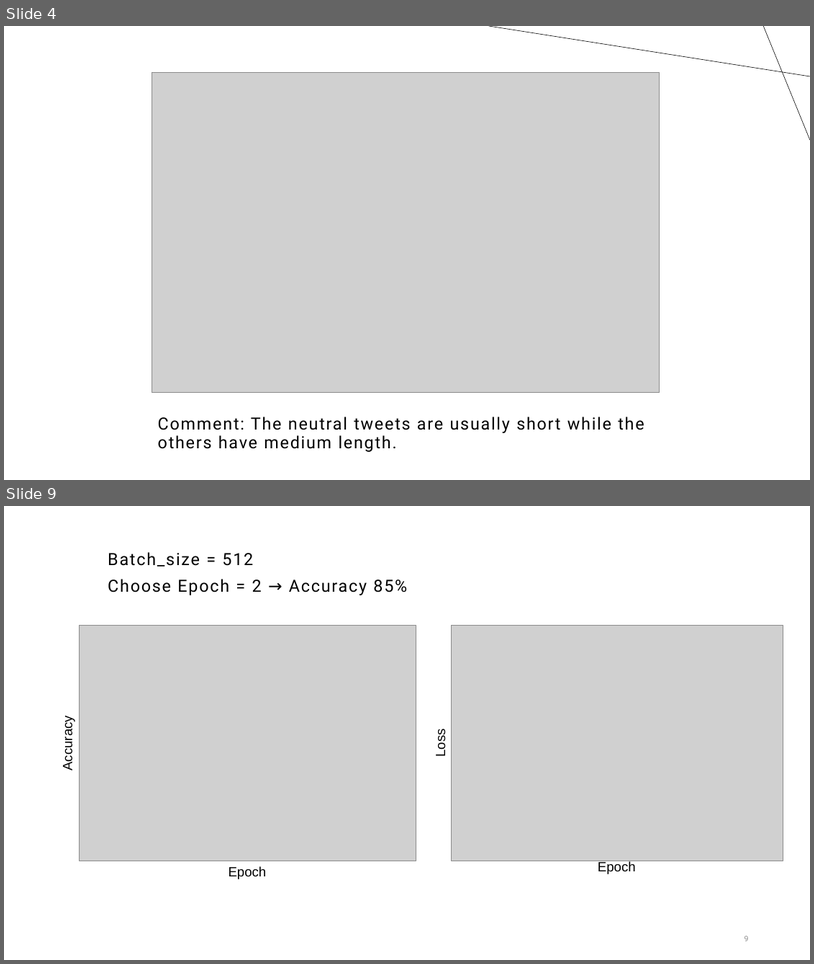
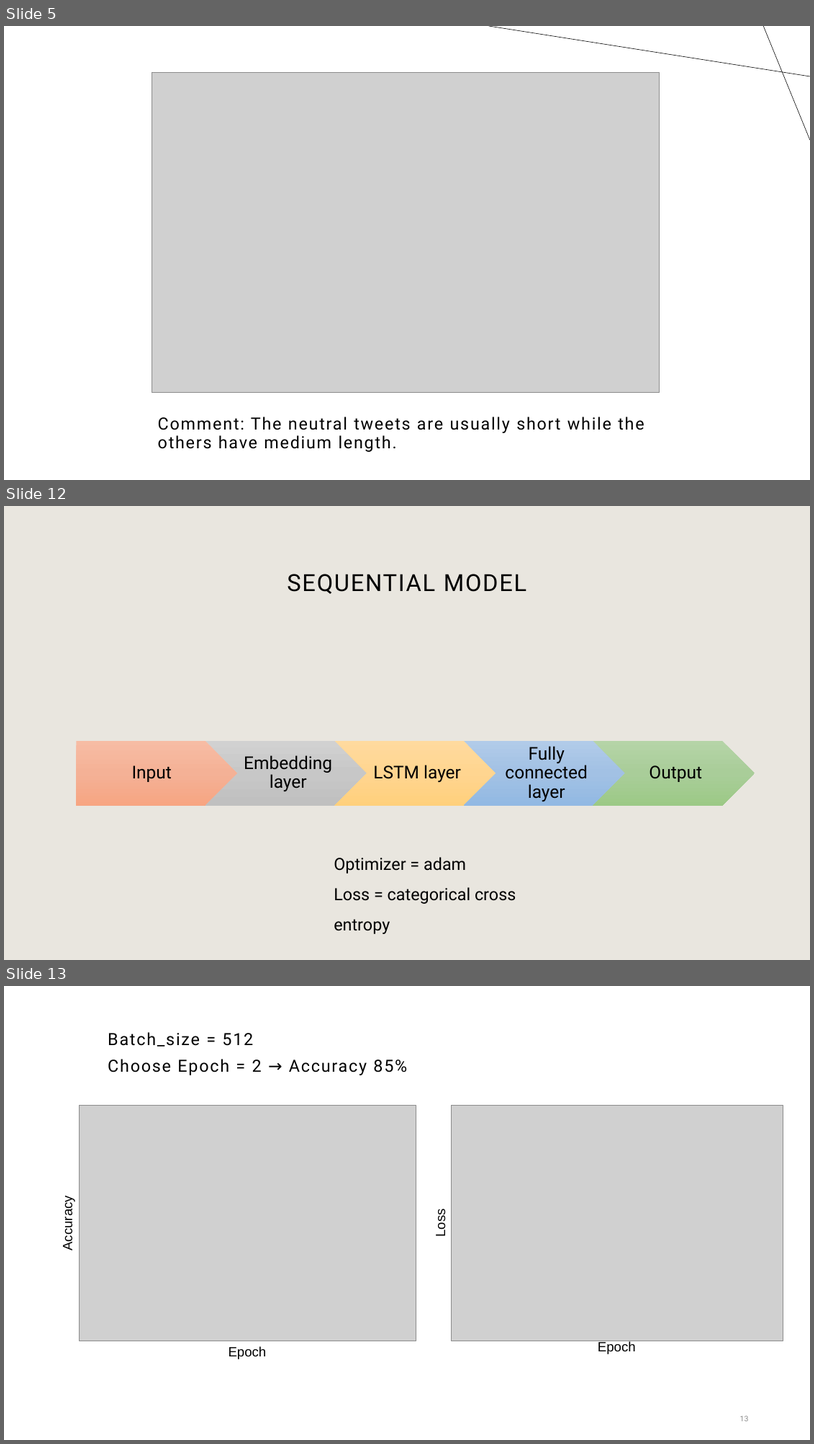
Before and after one commit to ngannk92/tweet_sentiment, a slide deck: tweet sentiment.pptx. Shown one above the other, each under a label of ours: slides 4 and 9 before the commit, slides 5, 12 and 13 after it; the slides between them are not shown. The pictures are 814x964 and 814x1444 pixels, drawn with LibreOffice and Linux fonts; fonts in the diff are those of the drawing; grey boxes stand for pictures. Boxes give left, top, right and bottom in pixels: in the first picture for what was removed or moved away, otherwise in the second. Text is boxed around its words. In the diff, an @@ line names an element or a change of style, - is before the commit and + after.

```diff
--- a/tweet sentiment.pptx
+++ b/tweet sentiment.pptx
@@ slide 12 added at <box>4,506,810,960</box>, background #E9E6DF @@
@@ title added at <box>287,574,527,594</box>, 28 pt, text #000000 @@
+SEQUENTIAL MODEL
@@ group added at <box>77,741,755,806</box>: 5 texts, 4 chevrons, 1 pentagon arrow @@
+Input
+Embedding layer
+LSTM layer
+Fully connected layer
+Output
@@ text added at <box>334,857,516,934</box>, 20 pt, text #000000 @@
+Optimizer = adam
+Loss = categorical cross entropy
@@ what was slide 4 is now slide 5 @@
@@ what was slide 9 is now slide 13 @@
@@ page number at <box>741,1415,749,1421</box>: text changed @@
-9
+13
```
Also in this commit, not shown: 7 slides changed, 3 other slides added.
